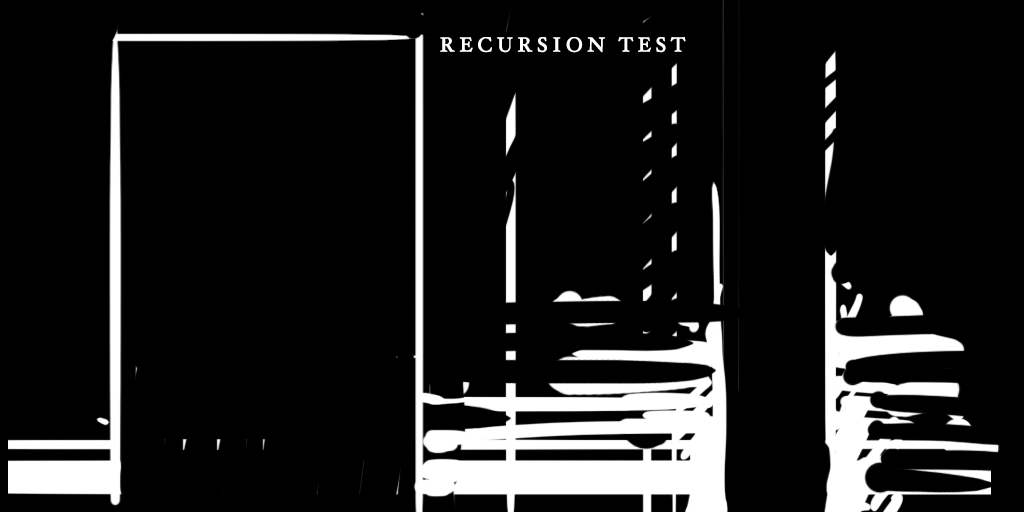
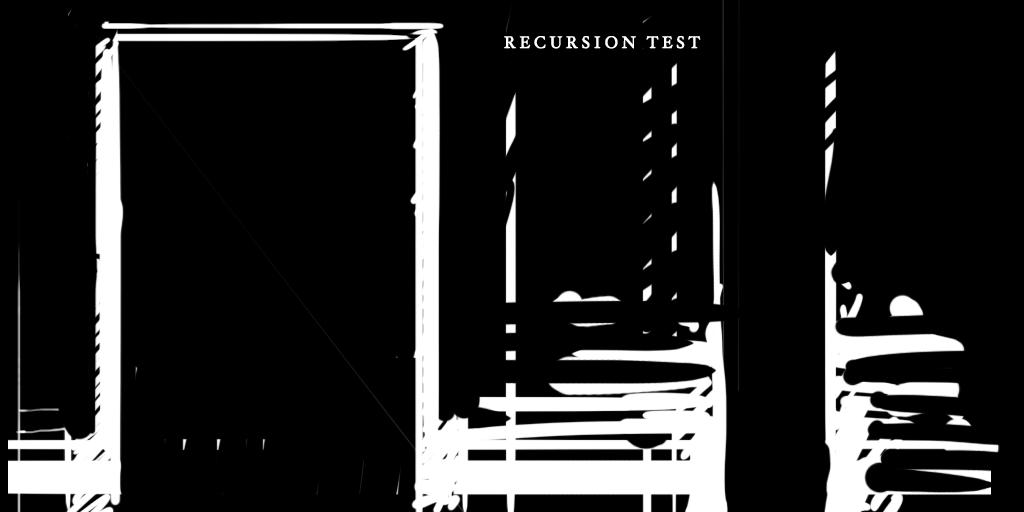
Layered file, before and after one edit (w=1024, h=512). Changes by layer:
added layer "Layer 4" above "Layer 5" over [15, 1, 488, 512]
added layer "Layer 5" above "RECURSION TEST" over [87, 1, 98, 396]
painted on "RECURSION TEST" over [440, 36, 701, 53]
